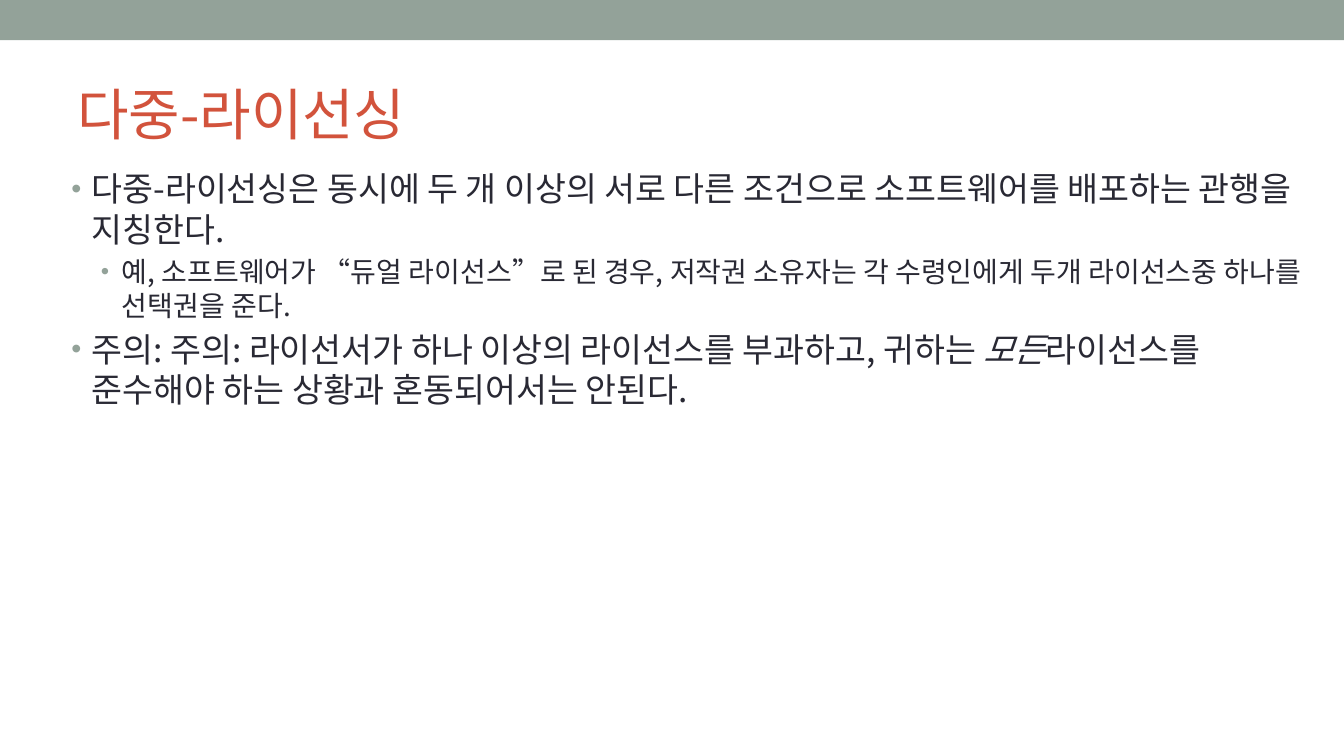
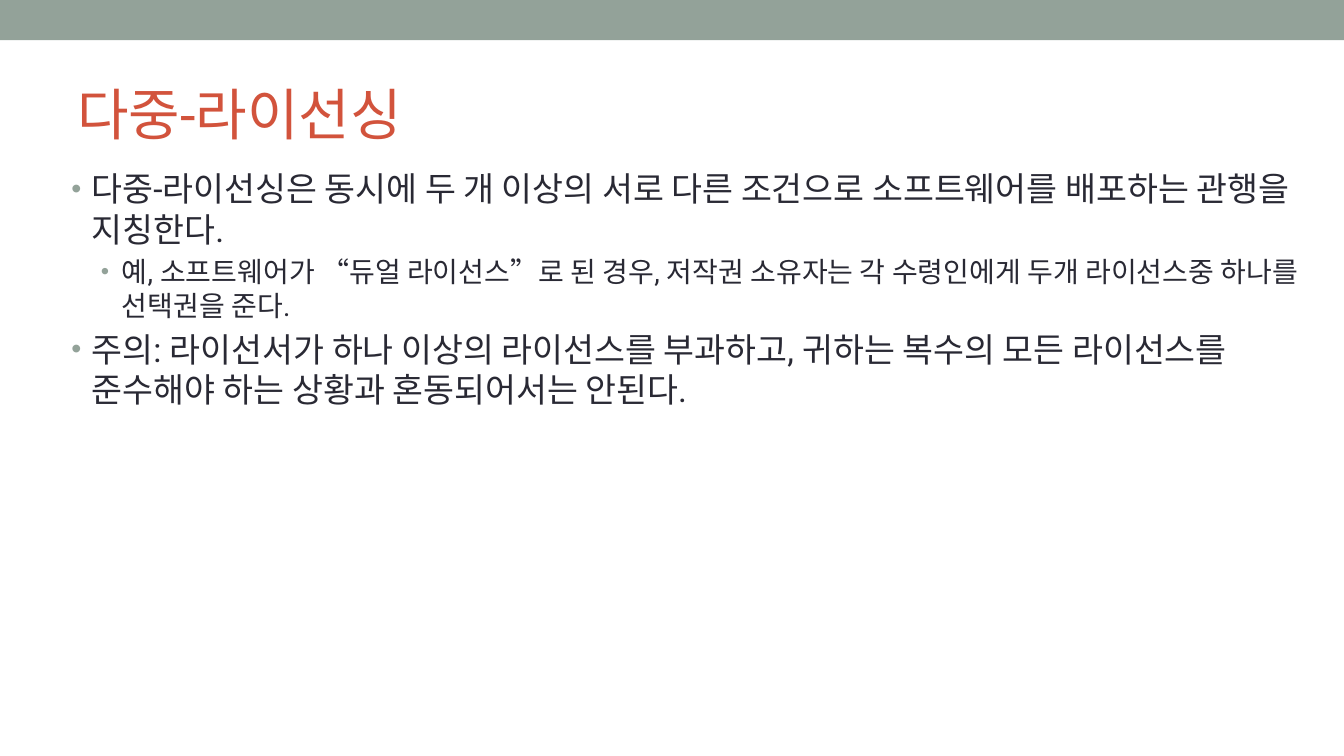
Before and after one commit to OpenChain-KWG/Curriculum-Translation-KR, a slide deck: slide 22 of target/slides/openchain-curriculum-for-1-1.pptx. Drawn at 1344x756 pixels with LibreOffice and Linux fonts; fonts in the diff are those of the drawing; background and template pictures are left out. Boxes give left, top, right and bottom in pixels: in the first picture for what was removed or moved away, otherwise in the second. Text is boxed around its words. In the diff, an @@ line names an element or a change of style, - is before the commit and + after.

```diff
--- a/target/slides/openchain-curriculum-for-1-1.pptx
+++ b/target/slides/openchain-curriculum-for-1-1.pptx
@@ title "다중-라이선싱" at [77, 88, 401, 140]: font Noto Sans CJK KR to Roboto @@
@@ text at [92, 173, 1297, 319]: font Noto Sans CJK KR to Roboto in "다중-라이선싱은 동시에 두 개 이상의 서로 다른 ...", "예, 소프트웨어가 “듀얼 라이선스”로 된 경우, 저작권 ..." @@
@@ text at [92, 334, 1227, 405]: text changed; font Noto Sans CJK KR to Roboto @@
-• 주의: 주의: 라이선서가 하나 이상의 라이선스를 부과하고, 귀하는 모든라이선스를 준수해야 하는 상황과 혼동되어서는 안된다.
+• 주의: 라이선서가 하나 이상의 라이선스를 부과하고, 귀하는 복수의 모든 라이선스를 준수해야 하는 상황과 혼동되어서는 안된다.
```
Also in this commit, not shown: 82 other slides changed, 3 other files.
